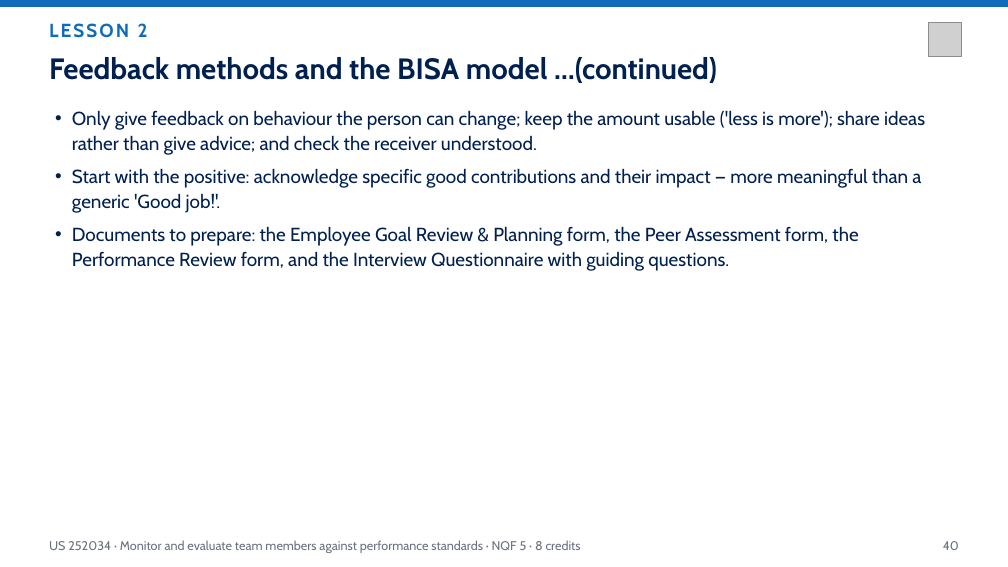
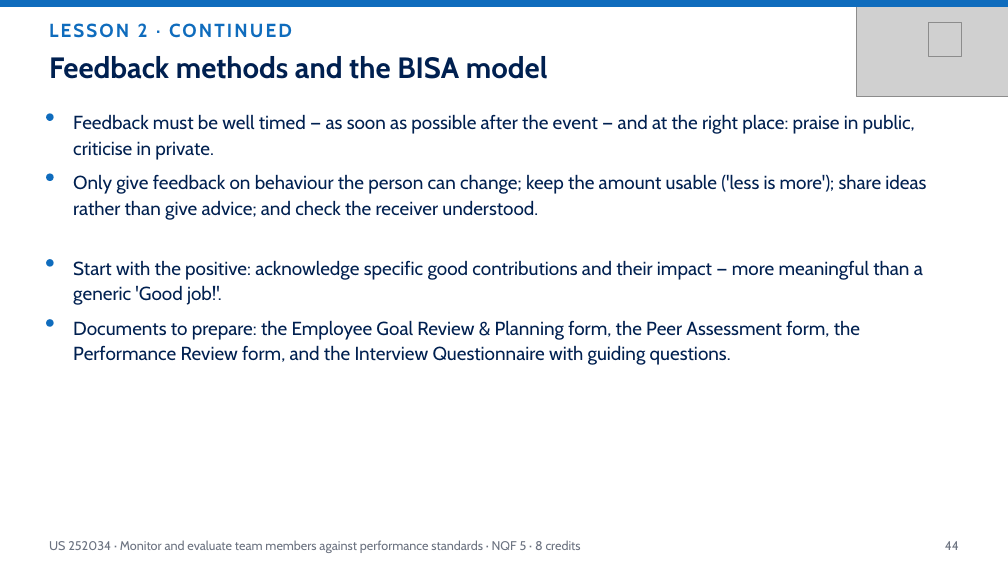
Before and after one commit to andrekyle/ITsystemsupport, a slide deck: slide 44 of public/downloads/US-252034-Monitor-Evaluate-Performance.pptx (slide 40 before the commit). Drawn at 1008x567 pixels with LibreOffice and Linux fonts; fonts in the diff are those of the drawing; grey boxes stand for pictures. Boxes give left, top, right and bottom in pixels: in the first picture for what was removed or moved away, otherwise in the second. Text is boxed around its words. In the diff, an @@ line names an element or a change of style, - is before the commit and + after.

Commit message:
Decks: measured title/card heights (no overlap or clipping), CONTINUED moved to eyebrow, icon-card bullets and corner watermarks

```diff
--- a/public/downloads/US-252034-Monitor-Evaluate-Performance.pptx
+++ b/public/downloads/US-252034-Monitor-Evaluate-Performance.pptx
@@ text at bbox=[49, 23, 292, 38]: text changed @@
-LESSON 2
+LESSON 2 · CONTINUED
@@ picture added at bbox=[857, 0, 1008, 96] @@
@@ text "Feedback methods and the BISA ..." at bbox=[49, 56, 548, 79]: vertical alignment middle to top @@
@@ text at bbox=[49, 56, 548, 79]: text changed @@
-Feedback methods and the BISA model …(continued)
+Feedback methods and the BISA model
@@ ellipse added at bbox=[46, 113, 54, 121], fill #0F6CBD @@
@@ text added at bbox=[73, 114, 915, 160], 18 pt, text #002050 @@
+Feedback must be well timed — as soon as possible after the event — and at the right place: praise in public, criticise in private.
@@ ellipse added at bbox=[46, 173, 54, 181], fill #0F6CBD @@
@@ text "Only give feedback on behaviour ...": place and size @@
-text "Only give feedback on behaviour ..." at bbox=[72, 110, 925, 155]
+text "Only give feedback on behaviour ..." at bbox=[73, 174, 926, 220]
@@ ellipse added at bbox=[46, 259, 54, 267], fill #0F6CBD @@
@@ text "Start with the positive: acknowledge ...": place and size @@
-text "Start with the positive: acknowledge ..." at bbox=[72, 168, 921, 213]
+text "Start with the positive: acknowledge ..." at bbox=[73, 260, 923, 305]
@@ ellipse added at bbox=[46, 319, 54, 327], fill #0F6CBD @@
@@ bullet • to none in 3 elements at bbox=[73, 174, 926, 220], bbox=[73, 260, 923, 305], bbox=[73, 320, 860, 365] @@
@@ text "Documents to prepare: the Employee ...": place and size @@
-text "Documents to prepare: the Employee ..." at bbox=[72, 226, 858, 271]
+text "Documents to prepare: the Employee ..." at bbox=[73, 320, 860, 365]
@@ text at bbox=[945, 541, 959, 550]: text changed @@
-40
+44
```
Also in this commit, not shown: 46 other slides changed, 4 slides added, 3 other files.
